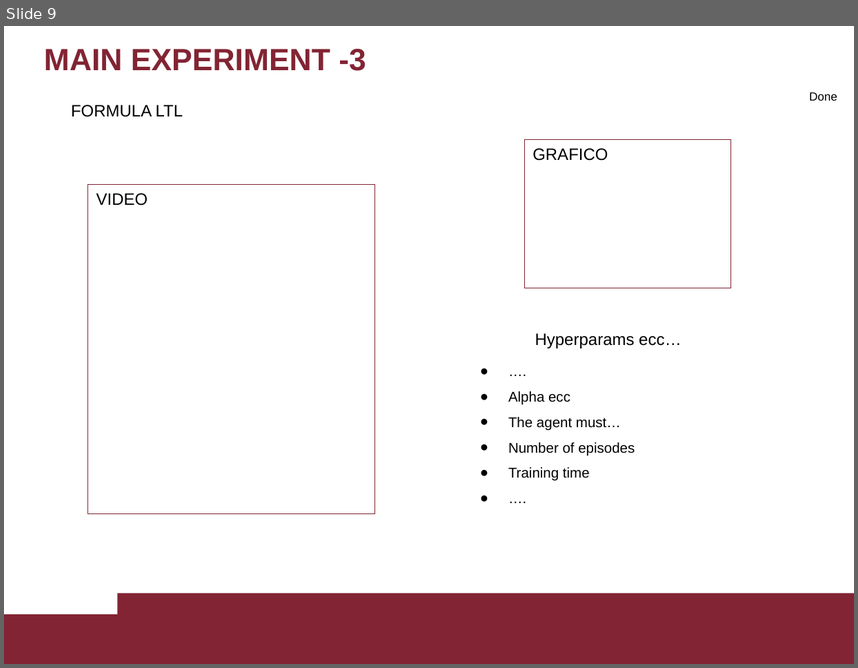
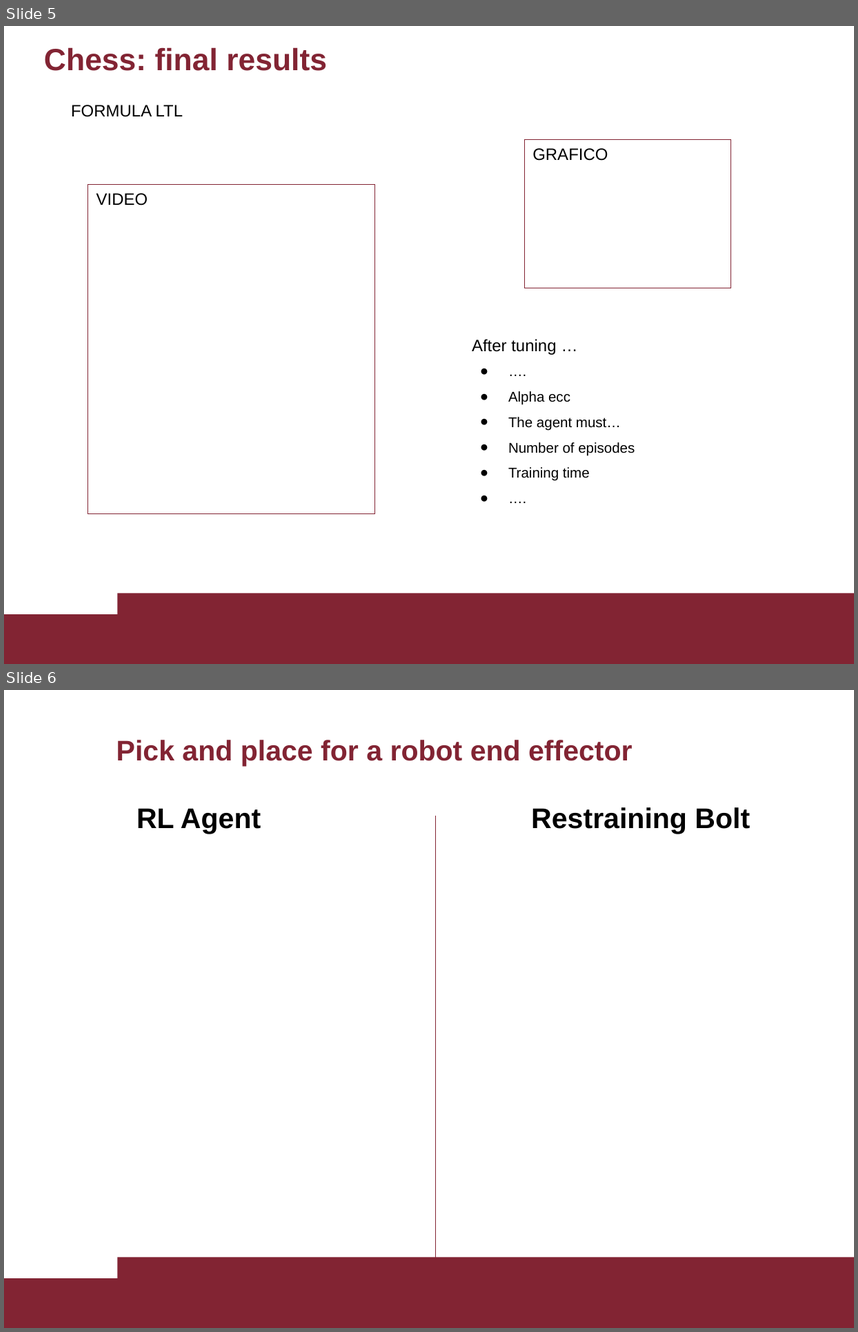
Before and after one commit to Nicodman/Reasoning_Agents_2020, a slide deck: Resogning_Agents.pptx. Shown one above the other, each under a label of ours: slide 9 before the commit, slides 5 and 6 after it. The pictures are 858x668 and 858x1332 pixels, drawn with LibreOffice and Linux fonts; fonts in the diff are those of the drawing. Boxes give left, top, right and bottom in pixels: in the first picture for what was removed or moved away, otherwise in the second. Text is boxed around its words. In the diff, an @@ line names an element or a change of style, - is before the commit and + after.

```diff
--- a/Resogning_Agents.pptx
+++ b/Resogning_Agents.pptx
@@ slide 6 added at box(4, 690, 854, 1328), background #FFFFFF; not listed: 2 template elements that a slide beside it also shows @@
@@ title added at box(116, 740, 633, 766), 24 pt, text #822433, bold @@
+Pick and place for a robot end effector
@@ text added at box(136, 808, 261, 834), 24 pt, text #000000, bold @@
+RL Agent
@@ text added at box(531, 807, 750, 834), 24 pt, text #000000, bold @@
+Restraining Bolt
@@ line added from (436, 816) to (436, 1259), #822433 0.75 pt @@
@@ what was slide 9 is now slide 5 @@
@@ slide 5 changed as well @@
@@ title at box(44, 47, 327, 71): text changed @@
-MAIN EXPERIMENT -3
+Chess: final results
@@ rectangle removed at box(808, 86, 828, 106) @@
@@ text removed at box(809, 92, 838, 101) @@
-Done
@@ text at box(472, 339, 556, 354): text changed @@
-Hyperparams ecc…
+After tuning …
```
Also in this commit, not shown: 3 other slides changed, 5 other slides added, 9 slides removed, 12 other files.
